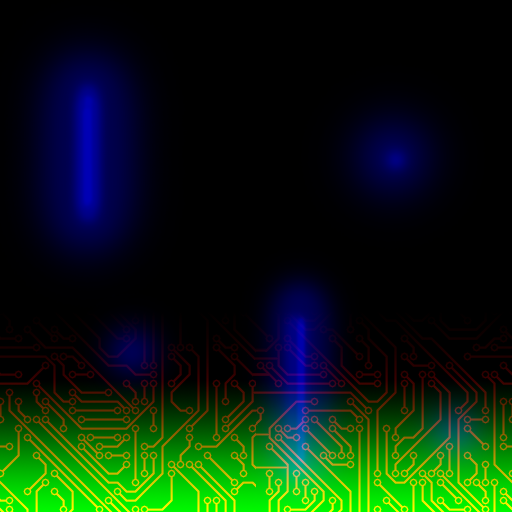
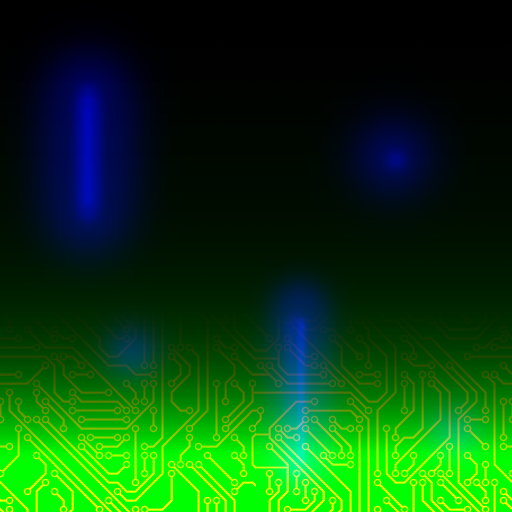
Revision of a layered 512 × 512 image; what changed, layer by layer:
painted on "Base" over [0, 80, 512, 512]
